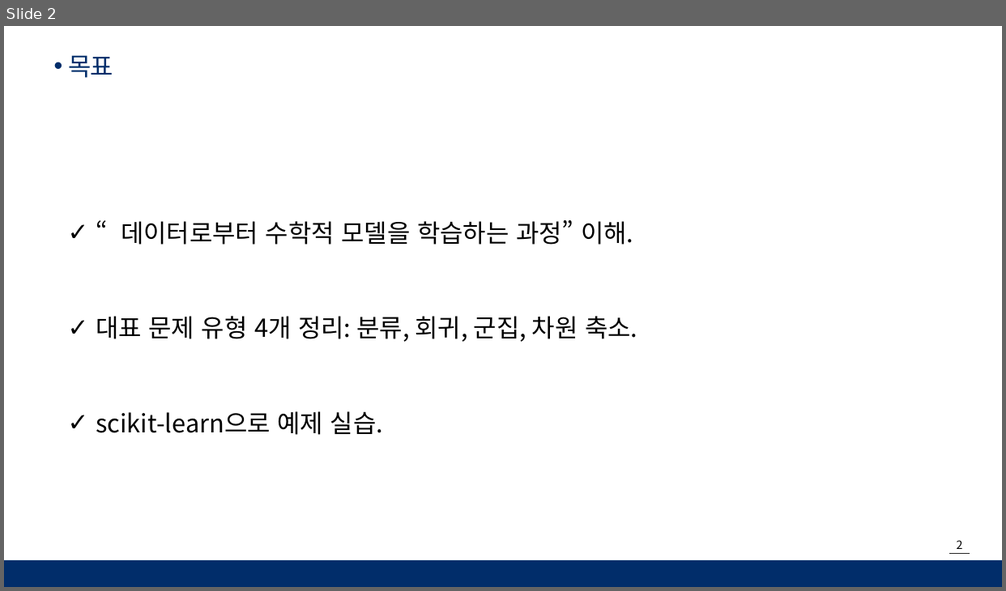
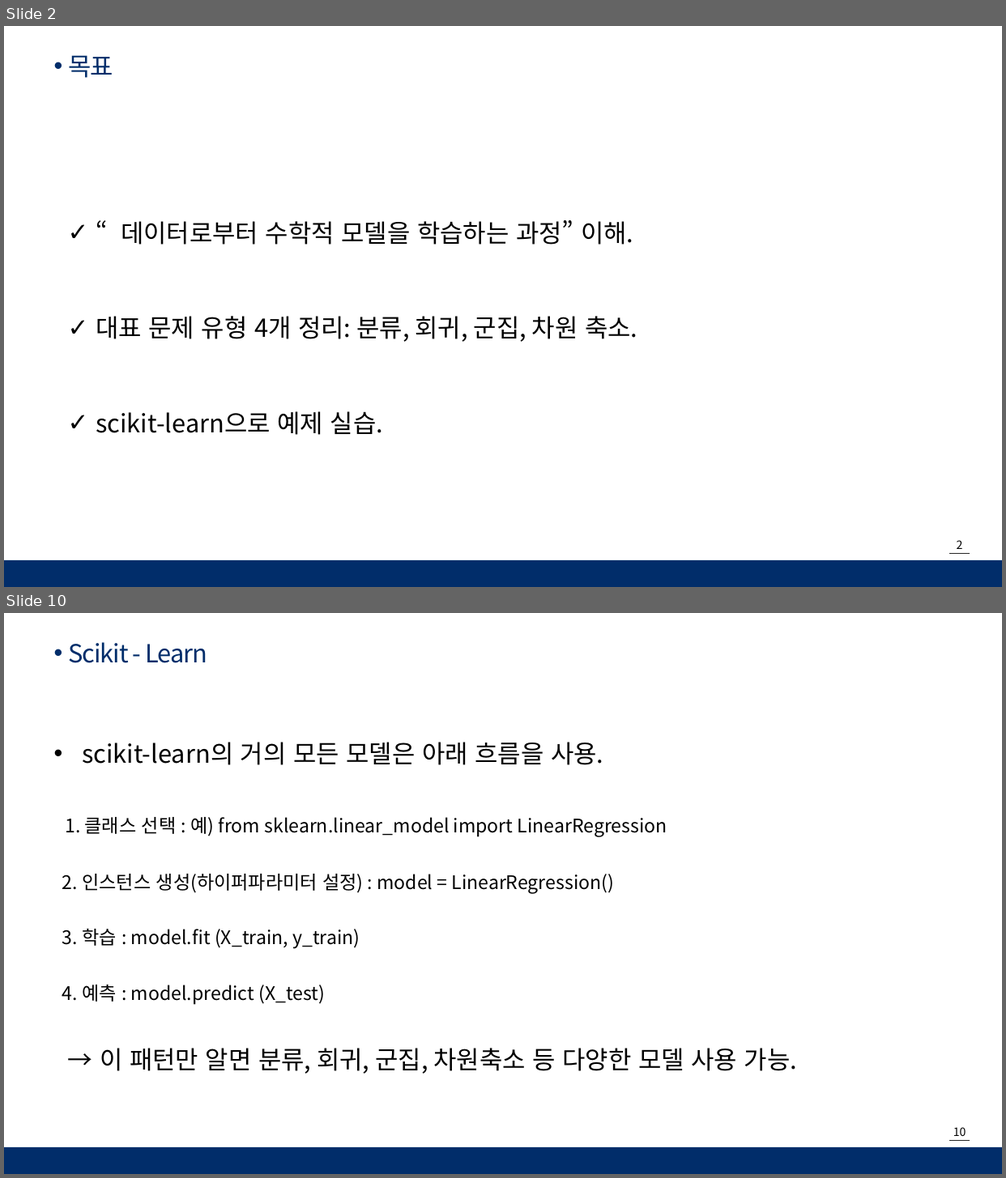
Before and after one commit to moonjanghyun/numpy, a slide deck: 머신러닝 _ MJH.pptx. Shown one above the other, each under a label of ours: slide 2 before the commit, slides 2 and 10 after it; the slides between them are not shown. The pictures are 1006x591 and 1006x1178 pixels, drawn with LibreOffice and Linux fonts; fonts in the diff are those of the drawing; background and template pictures are left out. Boxes give left, top, right and bottom in pixels: in the first picture for what was removed or moved away, otherwise in the second. Text is boxed around its words. In the diff, an @@ line names an element or a change of style, - is before the commit and + after.

```diff
--- a/머신러닝 _ MJH.pptx
+++ b/머신러닝 _ MJH.pptx
@@ slide 10 added at [4,613,1002,1174], background #FFFFFF; not listed: 3 template elements that a slide beside it also shows @@
@@ text added at [69,642,207,663], 24 pt, text #012D6A @@
+• Scikit - Learn
@@ text added at [62,742,797,1074], 18 pt, text #000000 @@
+• scikit-learn의 거의 모든 모델은 아래 흐름을 사용.
+1. 클래스 선택 : 예) from sklearn.linear_model import LinearRegression
+2. 인스턴스 생성(하이퍼파라미터 설정) : model = LinearRegression()
+3. 학습 : model.fit (X_train, y_train)
+4. 예측 : model.predict (X_test)
+→ 이 패턴만 알면 분류, 회귀, 군집, 차원축소 등 다양한 모델 사용 가능.
```
Also in this commit, not shown: 7 slides changed, 13 other slides added.
